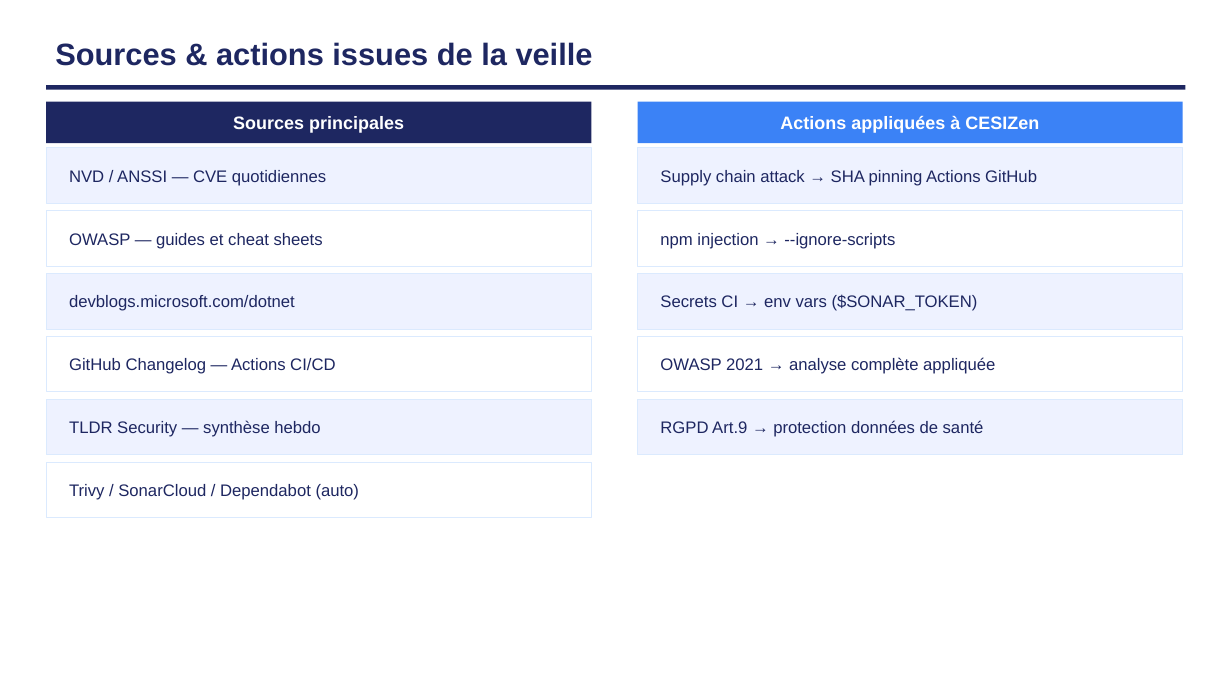
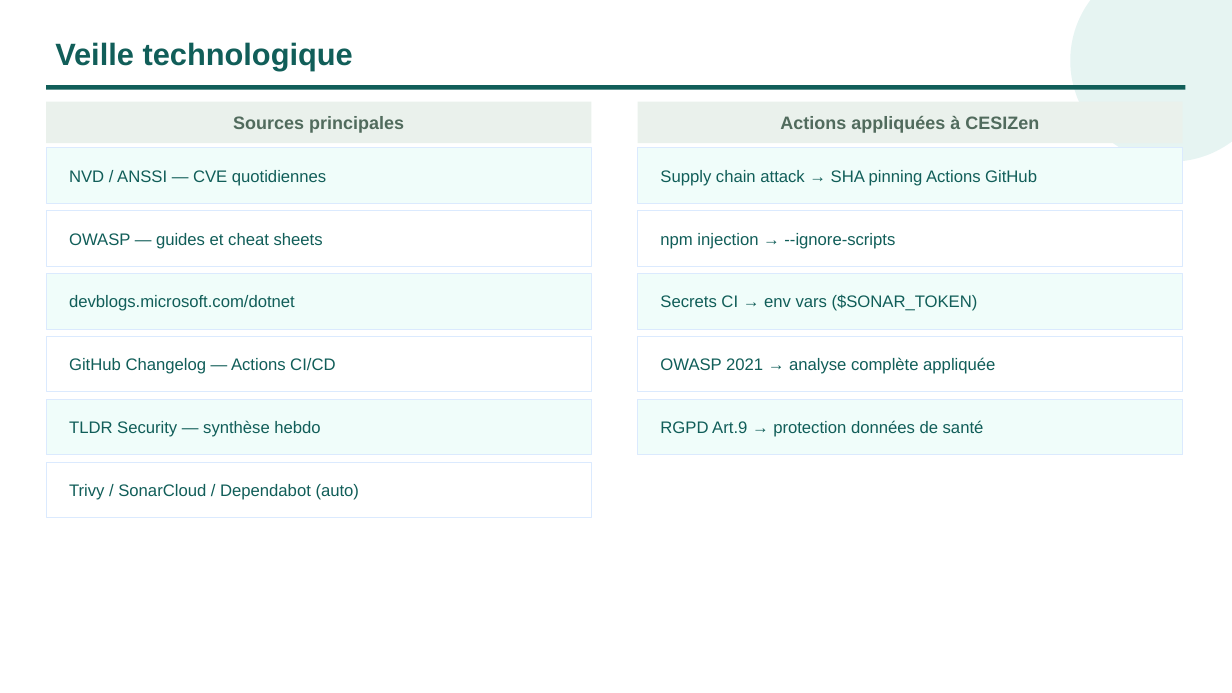
Before and after one commit to Clement-Souil/CesiZen, a slide deck: slide 16 of docs-bloc3/Soutenance_Bloc3_CESIZen.pptx (slide 22 before the commit). Drawn at 1232x693 pixels with LibreOffice and Linux fonts; fonts in the diff are those of the drawing. Boxes give left, top, right and bottom in pixels: in the first picture for what was removed or moved away, otherwise in the second. Text is boxed around its words. In the diff, an @@ line names an element or a change of style, - is before the commit and + after.

```diff
--- a/docs-bloc3/Soutenance_Bloc3_CESIZen.pptx
+++ b/docs-bloc3/Soutenance_Bloc3_CESIZen.pptx
@@ ellipse added at [1070, 0, 1232, 162], fill #0D9488 at 10% opacity @@
@@ text at [55, 42, 353, 71]: text changed; text colour #1E2761 to #115E59 @@
-Sources & actions issues de la veille
+Veille technologique
@@ rectangle at [46, 85, 1186, 90]: fill #1E2761 to #115E59 @@
@@ text "Sources principales" at [233, 116, 404, 133]: text colour #FFFFFF to #516B5D @@
@@ rectangle at [46, 102, 592, 143]: fill #1E2761 to #EAF1EC @@
@@ text "Actions appliquées à CESIZen" at [780, 116, 1039, 133]: text colour #FFFFFF to #516B5D @@
@@ rectangle at [638, 102, 1183, 143]: fill #3B82F6 to #EAF1EC @@
@@ fill #EEF2FF to #F0FDFA in 6 elements at [46, 148, 592, 203], [46, 274, 592, 329], [46, 399, 592, 455], [638, 148, 1183, 203], [638, 274, 1183, 329], [638, 399, 1183, 455] @@
@@ text colour #1E2761 to #115E59 in 11 elements at [69, 170, 326, 186], [69, 233, 323, 249], [69, 295, 295, 311], [69, 358, 335, 374], [69, 420, 320, 437], [69, 484, 359, 500], [660, 170, 1037, 186], [660, 233, 895, 249], [660, 294, 978, 311], [660, 357, 995, 374], [660, 420, 984, 437] @@
```
Also in this commit, not shown: 19 other slides changed, 6 slides removed, 40 other files.
